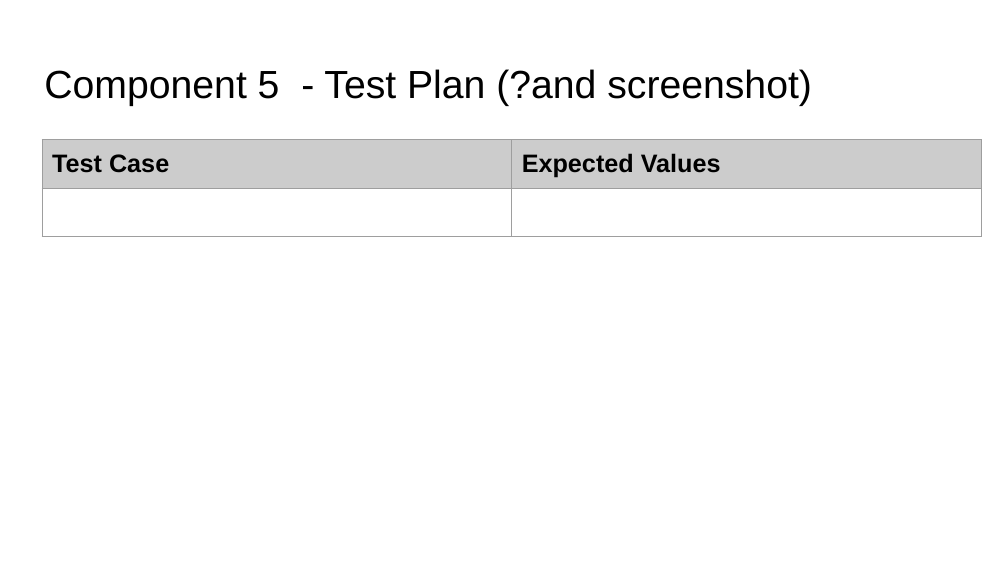
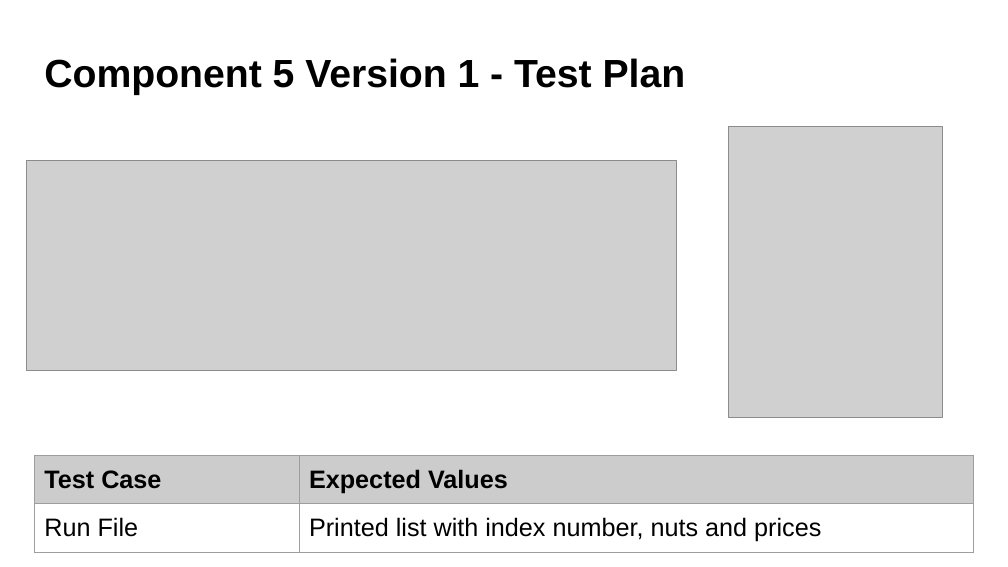
Before and after one commit to danettp/ds_nuts_bot, a slide deck: slide 43 of Danett Pepito - 000_91896 _ 91897 Documentation - 2150400 (Git).pptx. Drawn at 1008x567 pixels with LibreOffice and Linux fonts; fonts in the diff are those of the drawing; grey boxes stand for pictures; background and template pictures are left out. Boxes give left, top, right and bottom in pixels: in the first picture for what was removed or moved away, otherwise in the second. Text is boxed around its words. In the diff, an @@ line names an element or a change of style, - is before the commit and + after.

Commit message:
Added version 1 and 2 nuts menu
Created 2 versions of basic nuts menu.

```diff
--- a/Danett Pepito - 000_91896 _ 91897 Documentation - 2150400 (Git).pptx
+++ b/Danett Pepito - 000_91896 _ 91897 Documentation - 2150400 (Git).pptx
@@ title at [44,58,686,95]: text changed; bold on @@
-Component 5 - Test Plan (?and screenshot)
+Component 5 Version 1 - Test Plan
@@ picture added at [728,126,942,417] @@
@@ picture added at [27,160,676,370] @@
@@ table at [34,456,974,556] @@
-row 2, column 1: 
+row 2, column 1: Run File
-row 2, column 2: 
+row 2, column 2: Printed list with index number, nuts and prices
@@ table: place and size @@
-table at [42,140,982,241]
+table at [34,456,974,556]
```
Also in this commit, not shown: 1 other slide changed, 2 slides added, 2 other files.
